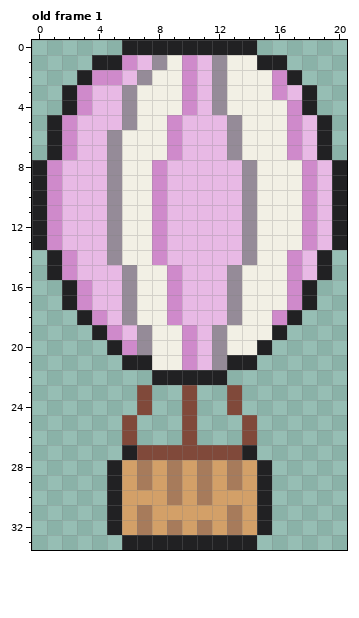
Two states of a pixel-art file, aesprite/balloon.aseprite. Above is the file before it was changed.
21x34 pixels, 1 frame. Shown: old frame 1. The commit also changed other frames, which this record leaves out.
After:
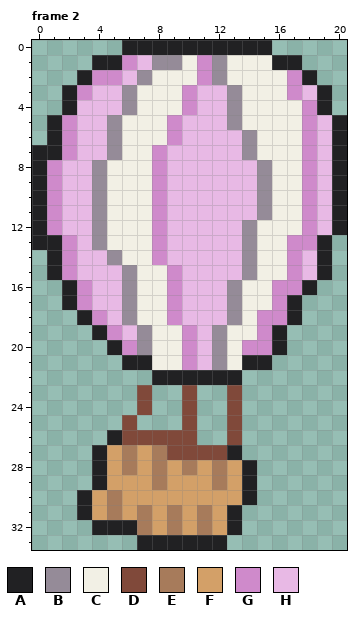
Palette (. is transparent): A #212123  B #958b98  C #f2f0e5  D #80493a  E #a77b5b  F #d3a068  G #cf8acb  H #e8b9e5
A new or re-ordered frame is compared with the old frame closest to it.
Edits made:
frames 1 -> 2
Frame 2 is new; against old frame 1:
y 0: x 15 . -> A
y 1: x 9..11 CGH -> BCG; x 15 A -> C; x 17 . -> A
y 2: x 10..11 GH -> CG; x 16..18 GA. -> CGA
y 3: x 12..13 BC -> HB; x 16..19 GHA. -> CGHA
y 4: x 3 G -> H; x 12..13 BC -> HB; x 17..19 GA. -> CGA
y 5: x 5..6 HB -> BC; x 17..20 GHA. -> CGHA
y 6: x 13..14 BC -> HB; x 17..20 GHA. -> CGHA
y 7: x 0 . -> A; x 8..9 CG -> GH; x 13..14 BC -> HB; x 17..20 GHA. -> CGHA
y 8..11: x 4..5 HB -> BC; x 14..15 BC -> HB
y 12: x 4..5 HB -> BC
y 13: x 1..2 GH -> AG; x 4..5 HB -> BC; x 17 C -> G; x 19..20 HA -> A.
y 15: x 13..14 BC -> HB
y 16: x 16 C -> G
y 17: x 16..18 CGA -> GA.
y 18..19: x 15 C -> G
y 20: x 14..16 CA. -> GGA
y 21: x 13 A -> C; x 15 . -> A
y 22: x 13 . -> A
y 25: x 13..14 .D -> D.
y 26: x 5 . -> A; x 7..9 ... -> DDD; x 13..14 .D -> D.
y 27: x 4..8 ..ADD -> AFEFE; x 13..14 DA -> A.
y 28: x 4..15 .AFEFEFEFEFA -> AFEFEFEFEFA.
y 29: x 4..5 .A -> AF; x 7..9 EFE -> FEF; x 11..15 EFEFA -> FEFA.
y 30: x 3..5 ..A -> AFE; x 9 E -> F; x 11 E -> F; x 14..15 FA -> A.
y 31: x 3..5 ..A -> AFE; x 9 F -> E; x 11 F -> E; x 13..15 EFA -> A..
y 32: x 4 . -> A; x 6 F -> A; x 13..15 EFA -> A..
y 33: x 6 A -> .; x 13..14 AA -> ..
Pixel boxes of the changes (left, top, right, bottom) in both pictures:
changed: (32, 40, 347, 550)
